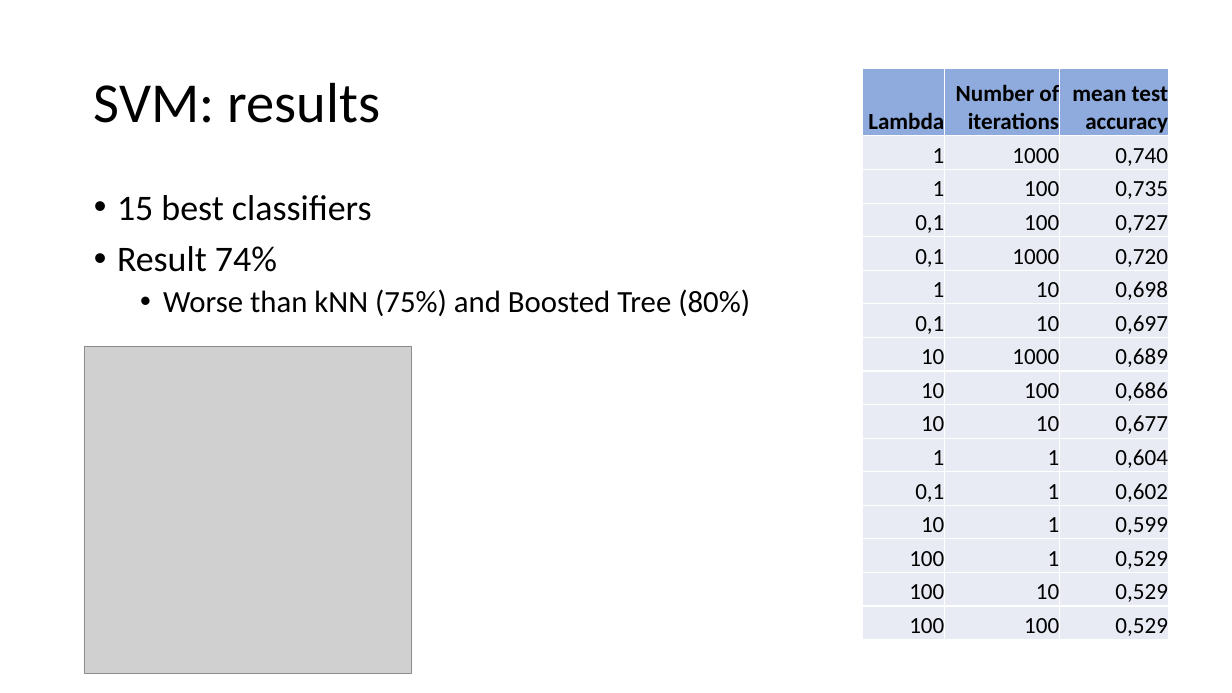
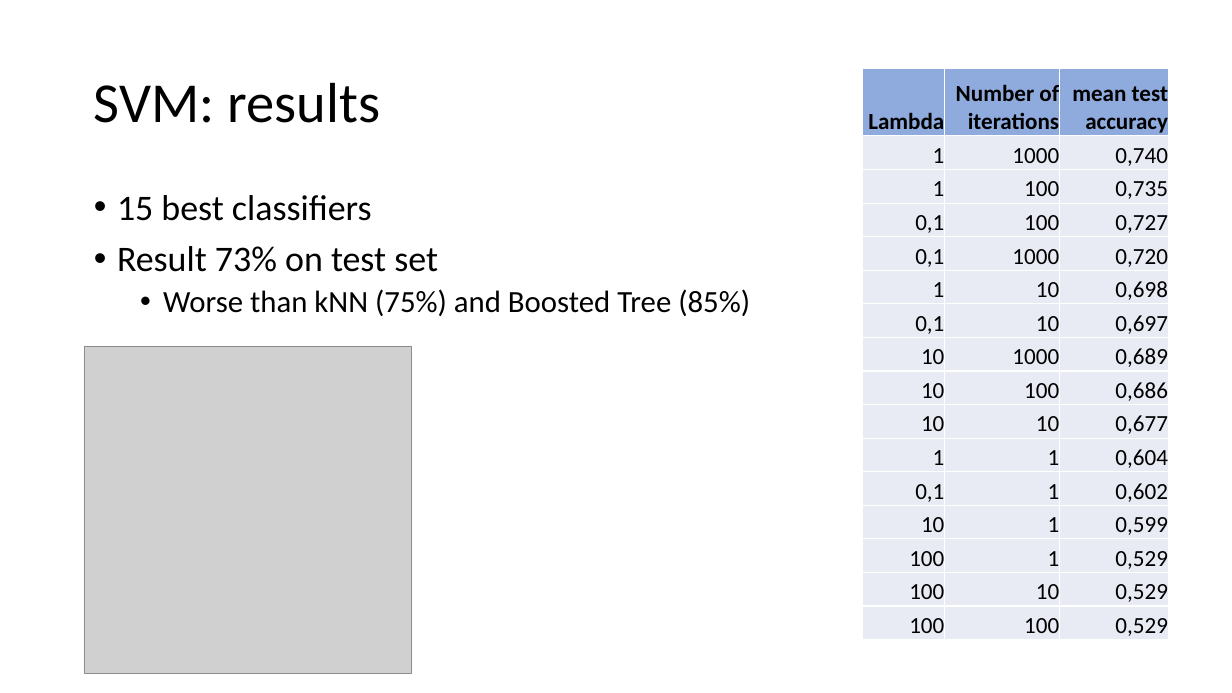
Before and after one commit to G-storz/ML_music_emotion, a slide deck: slide 11 of slides_phase2_team_oatmeal.pptx. Drawn at 1232x693 pixels with LibreOffice and Linux fonts; fonts in the diff are those of the drawing; grey boxes stand for pictures. Boxes give left, top, right and bottom in pixels: in the first picture for what was removed or moved away, otherwise in the second. Text is boxed around its words. In the diff, an @@ line names an element or a change of style, - is before the commit and + after.

```diff
--- a/slides_phase2_team_oatmeal.pptx
+++ b/slides_phase2_team_oatmeal.pptx
@@ text at (117, 246, 750, 316): text changed @@
-• Result 74%
-  • Worse than kNN (75%) and Boosted Tree (80%)
+• Result 73% on test set
+  • Worse than kNN (75%) and Boosted Tree (85%)
```
Also in this commit, not shown: 7 other slides changed, 1 other file.
